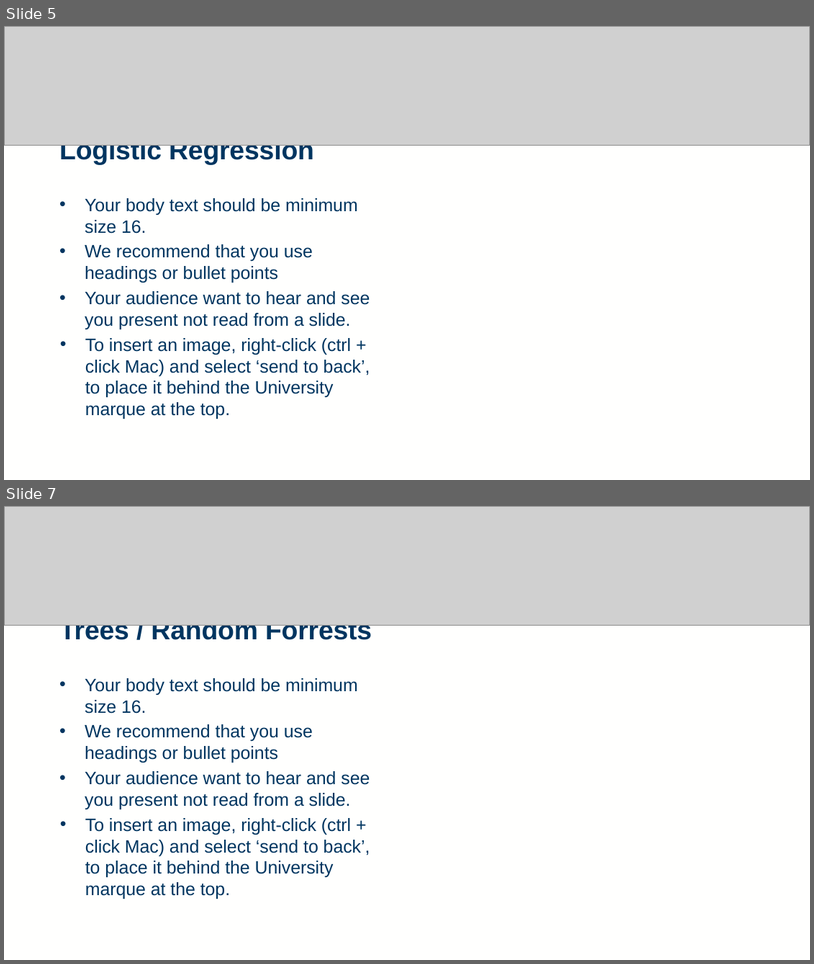
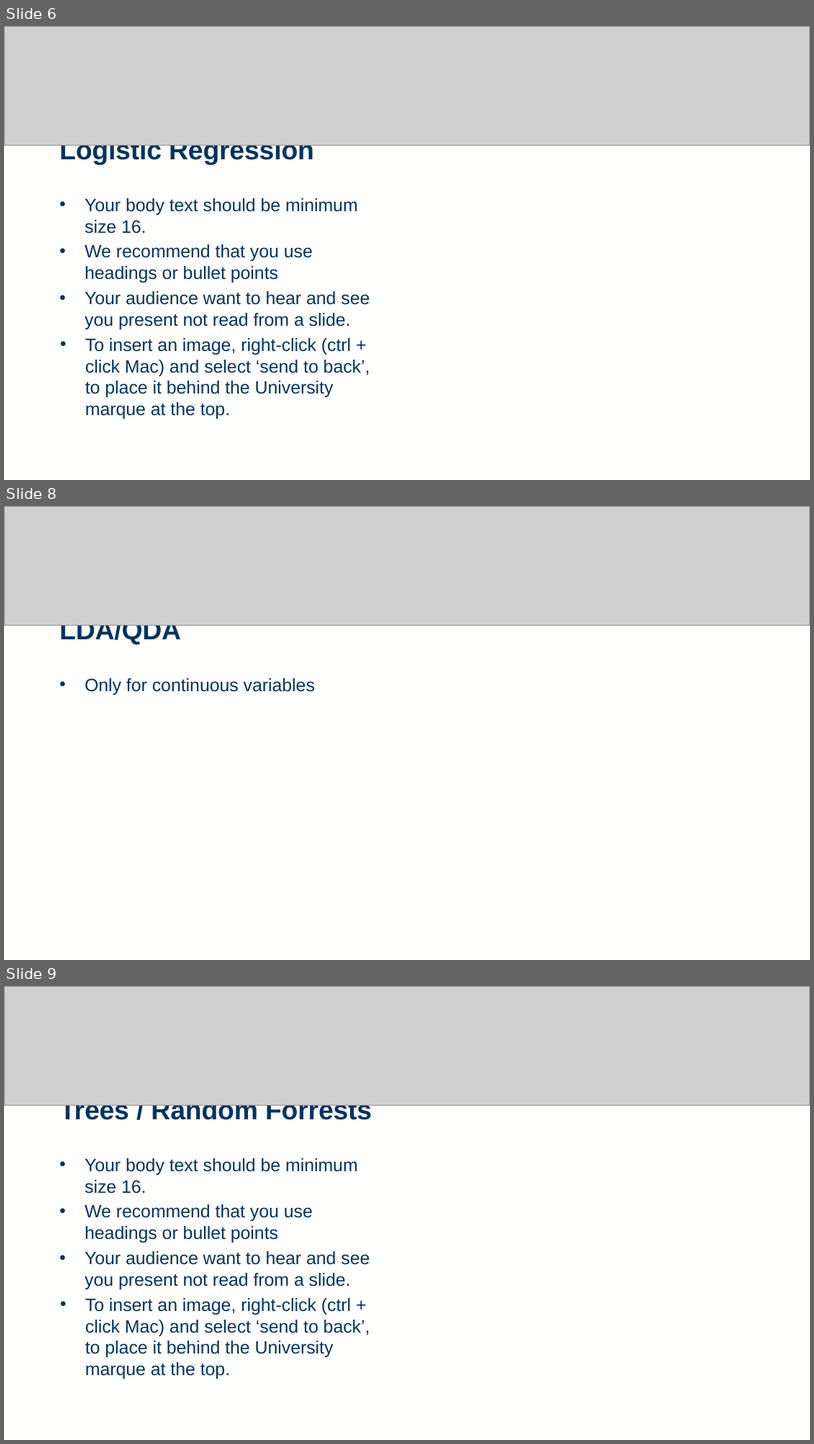
Before and after one commit to rtedwards/ARDS-classification, a slide deck: viva/viva_2416963E.pptx. Shown one above the other, each under a label of ours: slides 5 and 7 before the commit, slides 6, 8 and 9 after it; the slides between them are not shown. The pictures are 814x964 and 814x1444 pixels, drawn with LibreOffice and Linux fonts; fonts in the diff are those of the drawing; grey boxes stand for pictures. Boxes give left, top, right and bottom in pixels: in the first picture for what was removed or moved away, otherwise in the second. Text is boxed around its words. In the diff, an @@ line names an element or a change of style, - is before the commit and + after.

```diff
--- a/viva/viva_2416963E.pptx
+++ b/viva/viva_2416963E.pptx
@@ slide 8 added at (x1=4, y1=506, x2=810, y2=960), background #FFFFFE; not listed: 3 template elements that a slide beside it also shows @@
@@ picture added at (x1=4, y1=506, x2=810, y2=626) @@
@@ rectangle added at (x1=54, y1=613, x2=382, y2=940), fill #FFFFFE at 80% opacity @@
@@ title added at (x1=59, y1=625, x2=181, y2=644), 24 pt, text #003560, bold @@
+LDA/QDA
@@ text added at (x1=85, y1=678, x2=315, y2=695), 16 pt, text #003560 @@
+• Only for continuous variables
@@ what was slide 5 is now slide 6 @@
@@ what was slide 7 is now slide 9 @@
```
Also in this commit, not shown: 1 slide changed, 2 other slides added.
